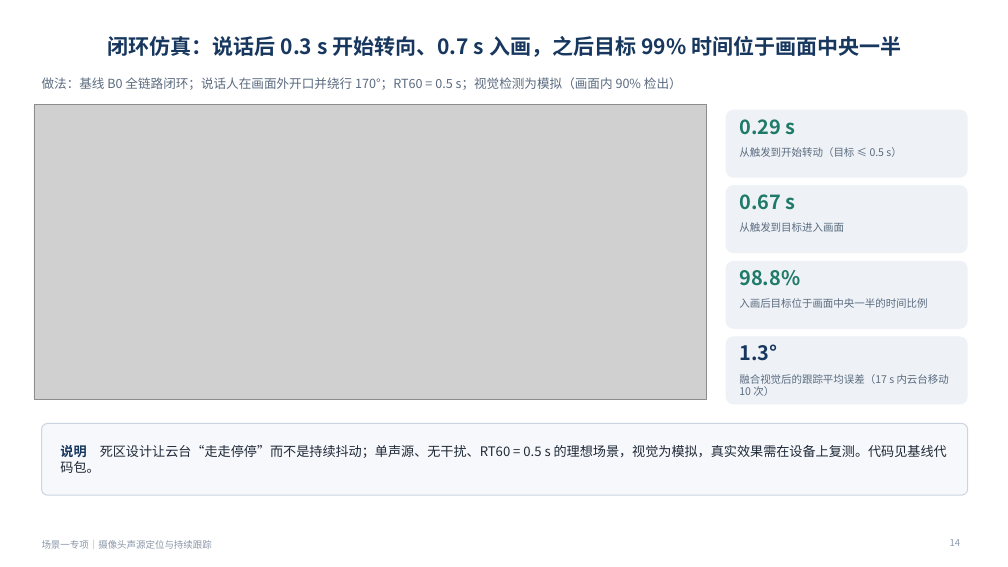
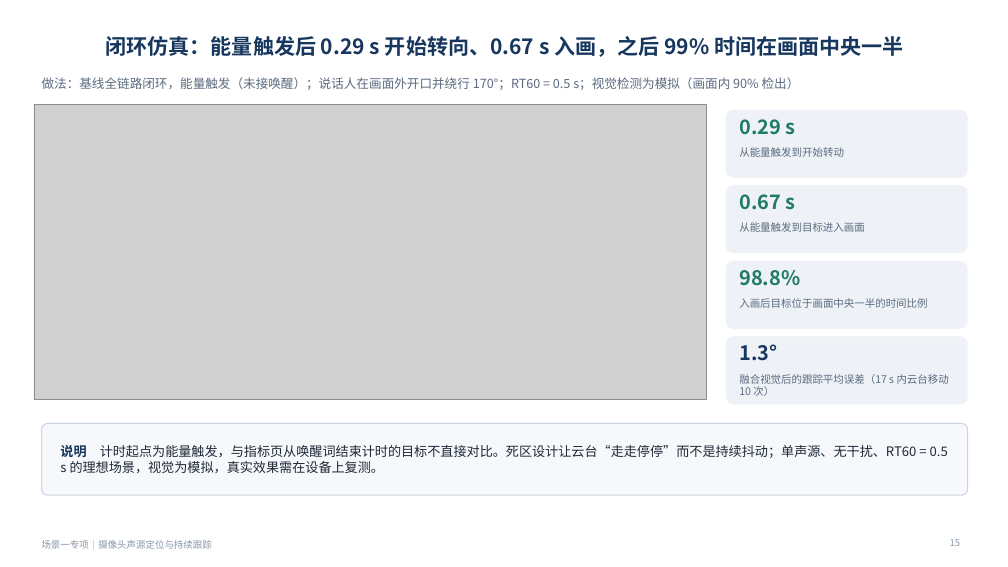
Before and after one commit to ZeroFoxxi/ssl-scene1, a slide deck: slide 15 of 场景一专项_摄像头声源定位与跟踪_方案选型与数据集.pptx (slide 14 before the commit). Drawn at 1008x567 pixels with LibreOffice and Linux fonts; fonts in the diff are those of the drawing; grey boxes stand for pictures. Boxes give left, top, right and bottom in pixels: in the first picture for what was removed or moved away, otherwise in the second. Text is boxed around its words. In the diff, an @@ line names an element or a change of style, - is before the commit and + after.

```diff
--- a/场景一专项_摄像头声源定位与跟踪_方案选型与数据集.pptx
+++ b/场景一专项_摄像头声源定位与跟踪_方案选型与数据集.pptx
@@ title at (106, 36, 903, 57): text changed @@
-闭环仿真：说话后 0.3 s 开始转向、0.7 s 入画，之后目标 99% 时间位于画面中央一半
+闭环仿真：能量触发后 0.29 s 开始转向、0.67 s 入画，之后 99% 时间在画面中央一半
@@ text at (42, 77, 800, 90): text changed @@
-做法：基线 B0 全链路闭环；说话人在画面外开口并绕行 170°；RT60 = 0.5 s；视觉检测为模拟（画面内 90% 检出）
+做法：基线全链路闭环，能量触发（未接唤醒）；说话人在画面外开口并绕行 170°；RT60 = 0.5 s；视觉检测为模拟（画面内 90% 检出）
@@ text at (739, 147, 844, 157): text changed @@
-从触发到开始转动（目标 ≤ 0.5 s）
+从能量触发到开始转动
@@ text at (739, 222, 865, 232): text changed @@
-从触发到目标进入画面
+从能量触发到目标进入画面
@@ text at (60, 445, 948, 473): text changed @@
-说明 死区设计让云台“走走停停”而不是持续抖动；单声源、无干扰、RT60 = 0.5 s 的理想场景，视觉为模拟，真实效果需在设备上复测。代码见基线代码包。
+说明 计时起点为能量触发，与指标页从唤醒词结束计时的目标不直接对比。死区设计让云台“走走停停”而不是持续抖动；单声源、无干扰、RT60 = 0.5 s 的理想场景，视觉为模拟，真实效果需在设备上复测。
@@ page number at (950, 539, 960, 546): text changed @@
-14
+15
```
Also in this commit, not shown: 19 other slides changed, 2 slides added, 1 slide removed, 5 other files.
